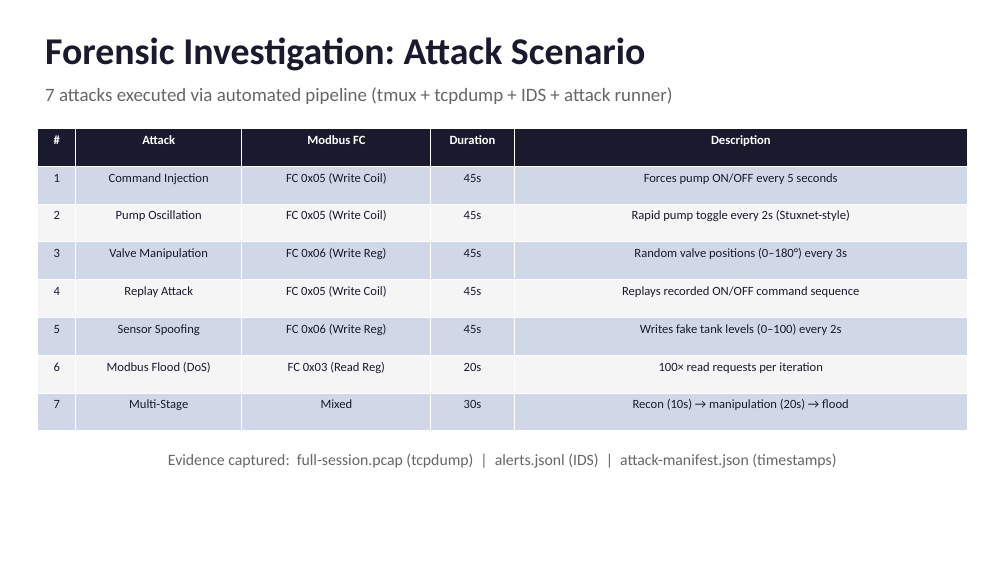
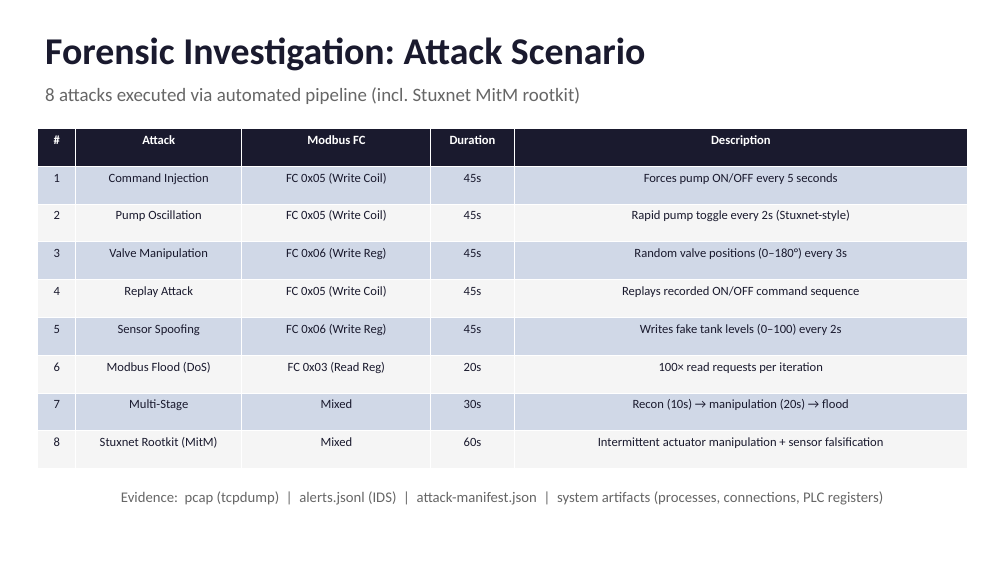
Before and after one commit to JabbaghYounes/CITY3116-1, a slide deck: slide 7 of presentation/CPS-IDS-Presentation.pptx. Drawn at 1008x567 pixels with LibreOffice and Linux fonts; fonts in the diff are those of the drawing. Boxes give left, top, right and bottom in pixels: in the first picture for what was removed or moved away, otherwise in the second. Text is boxed around its words. In the diff, an @@ line names an element or a change of style, - is before the commit and + after.

Commit message:
Update presentation with 8 attacks, CPS physics results, Wireshark refs
- Slide 7: Added Attack 8 (Stuxnet rootkit MitM) to attack table
- Slide 8: Updated stats (264 CPS physics, 320 write-rate, 13,109
  flood), added CPS column to coverage table, Wireshark references
- Slide 9: 4-layer defence-in-depth
- Slide 10: 8/8 attacks detected

```diff
--- a/presentation/CPS-IDS-Presentation.pptx
+++ b/presentation/CPS-IDS-Presentation.pptx
@@ text at box(45, 87, 580, 104): text changed @@
-7 attacks executed via automated pipeline (tmux + tcpdump + IDS + attack runner)
+8 attacks executed via automated pipeline (incl. Stuxnet MitM rootkit)
@@ table at box(38, 129, 968, 469) @@
+row 9: 8 | Stuxnet Rootkit (MitM) | Mixed | 60s | Intermittent actuator manipulation + sensor falsification
@@ text at box(121, 491, 883, 505): text changed; size 15 to 14 pt @@
-Evidence captured: full-session.pcap (tcpdump) | alerts.jsonl (IDS) | attack-manifest.json (timestamps)
+Evidence: pcap (tcpdump) | alerts.jsonl (IDS) | attack-manifest.json | system artifacts (processes, connections, PLC registers)
```
Also in this commit, not shown: 2 other slides changed, 1 slide added, 1 slide removed, 2 other files.
